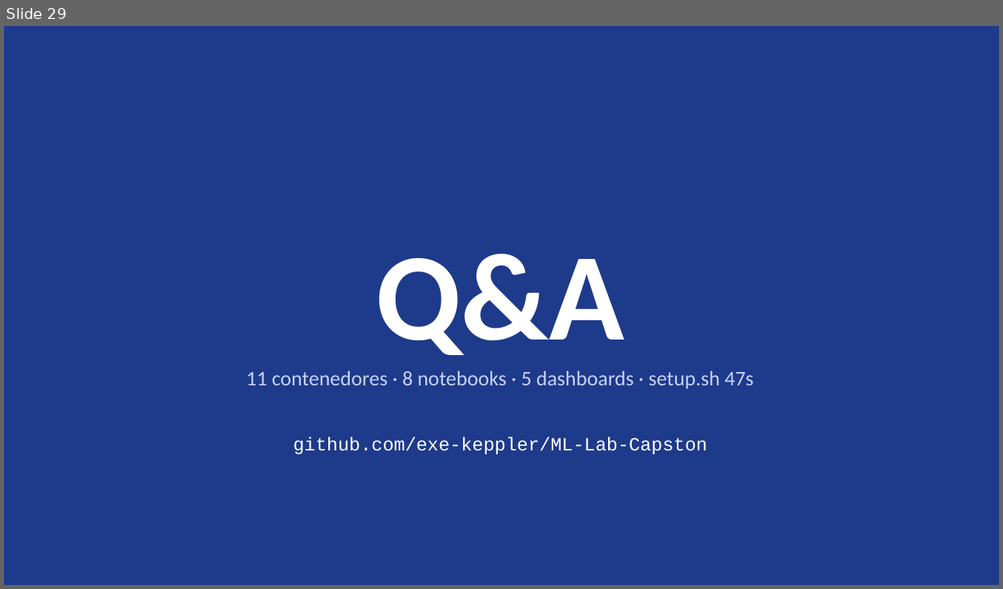
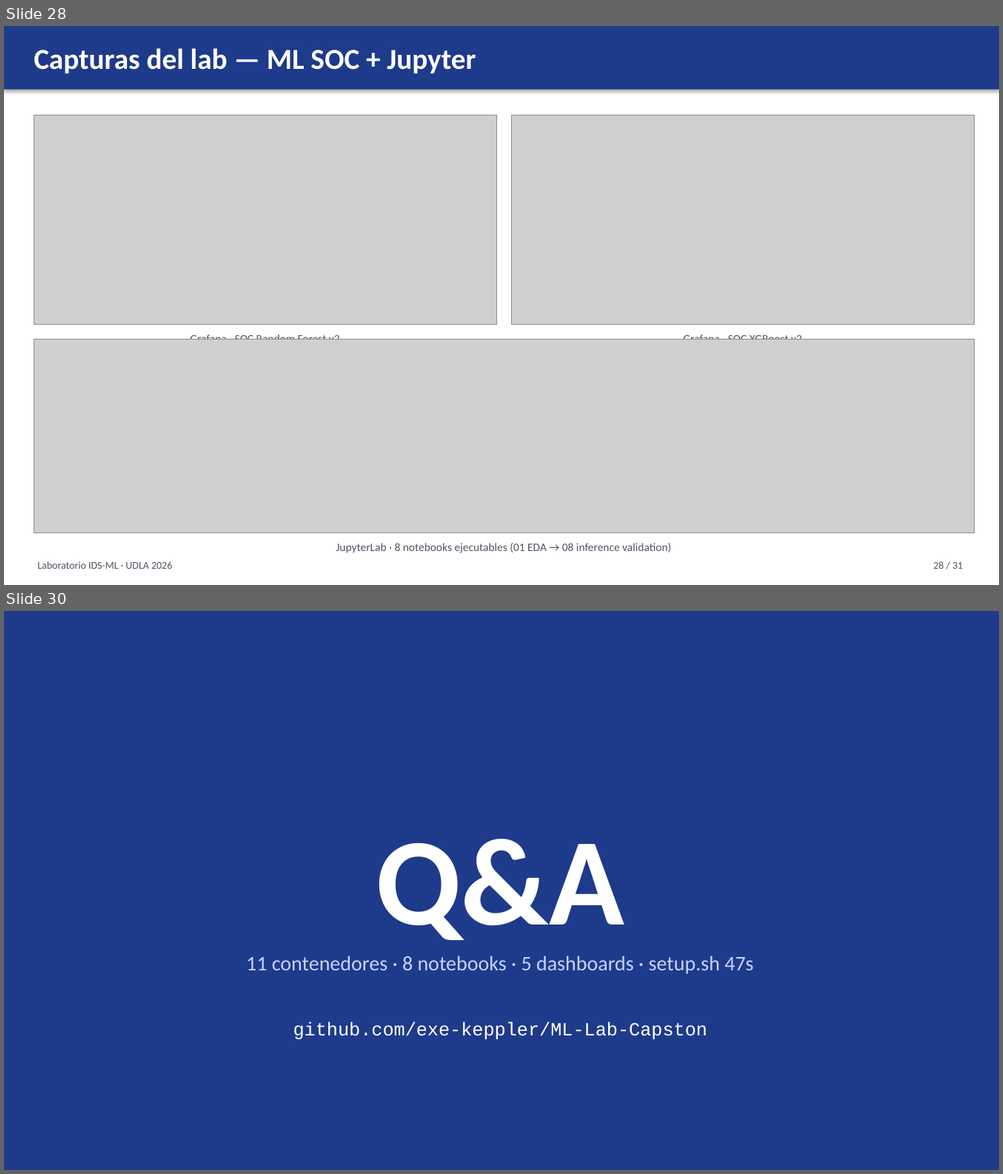
Before and after one commit to exe-keppler/ML-Lab-Capston, a slide deck: Presentacion/exports/Laboratorio-IDS-ML.pptx. Shown one above the other, each under a label of ours: slide 29 before the commit, slides 28 and 30 after it; the slides between them are not shown. The pictures are 1003x589 and 1003x1174 pixels, drawn with LibreOffice and Linux fonts; fonts in the diff are those of the drawing; grey boxes stand for pictures. Boxes give left, top, right and bottom in pixels: in the first picture for what was removed or moved away, otherwise in the second. Text is boxed around its words. In the diff, an @@ line names an element or a change of style, - is before the commit and + after.

```diff
--- a/Presentacion/exports/Laboratorio-IDS-ML.pptx
+++ b/Presentacion/exports/Laboratorio-IDS-ML.pptx
@@ slide 28 added at box(4, 26, 999, 585), background #FFFFFF @@
@@ rectangle added at box(4, 26, 999, 90), fill #1E3A8A, 28 pt, text #FFFFFF, bold @@
+Capturas del lab — ML SOC + Jupyter
@@ picture added at box(34, 116, 496, 324) @@
@@ picture added at box(512, 116, 974, 324) @@
@@ text added at box(190, 333, 340, 340), 11 pt, text #4B5563 @@
+Grafana · SOC Random Forest v2
@@ text added at box(683, 333, 802, 340), 11 pt, text #4B5563 @@
+Grafana · SOC XGBoost v2
@@ picture added at box(34, 339, 974, 534) @@
@@ text added at box(336, 543, 671, 554), 11 pt, text #4B5563 @@
+JupyterLab · 8 notebooks ejecutables (01 EDA → 08 inference validation)
@@ text added at box(37, 562, 172, 569), 10 pt, text #4B5563 @@
+Laboratorio IDS-ML · UDLA 2026
@@ text added at box(933, 562, 962, 569), 10 pt, text #4B5563 @@
+28 / 31
@@ what was slide 29 is now slide 30 @@
```
Also in this commit, not shown: 23 slides changed, 10 other files.
